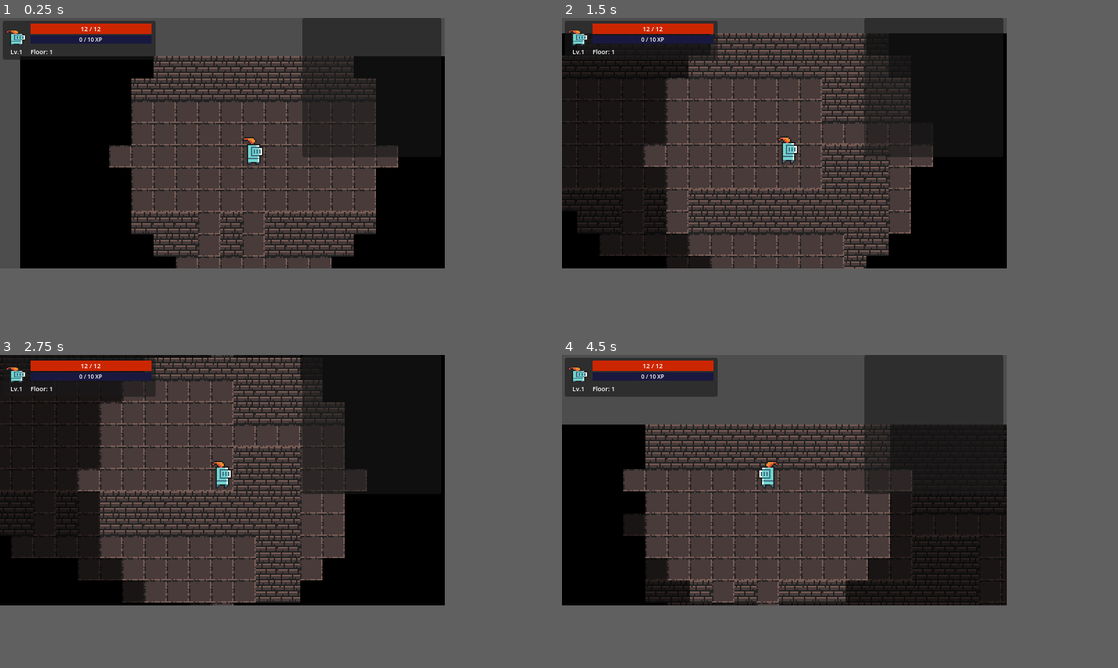
Above: before the commit, frames 1-4 (two rows, left to right).
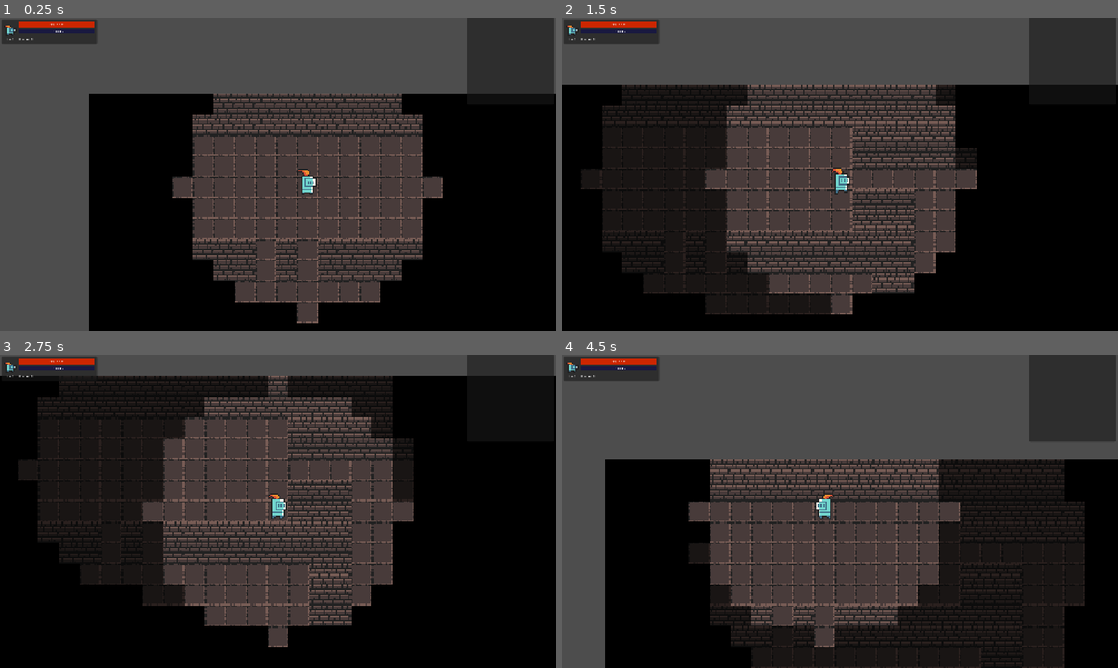
Above: after the commit, the same moments.

Repository: Bacilek/Dragons-in-Dungeons
Game: Godot game, scene res://scenes/main.tscn
Two runs of this game, one before a commit and one after it. Both use one fixed random seed, a clock stepped at 60 frames per second and the inputs below.
Inputs (mouse positions are in pixels of both pictures, inside the frame that each line leads up to):
- Up to frame 1 (0.25 s): no input
- Up to frame 2 (1.5 s): tap Enter at 0.5 s; move the mouse to (884, 130) at 0.52 s; hold Right 0.53-1.28 s; tap Q at 0.6 s; click (884, 130) at 0.67 s; tap Space at 0.77 s; move the mouse to (695, 155) at 1.27 s; hold Down from 1.28 s (still down); tap E at 1.35 s
- Up to frame 3 (2.75 s): tap Space at 1.52 s; move the mouse to (266, 423) at 2.02 s; release Down at 2.03 s; hold Right from 2.03 s (still down); tap Z at 2.1 s
- Up to frame 4 (4.5 s): move the mouse to (762, 530) at 2.77 s; release Right at 2.78 s; hold Up 2.78-3.53 s; tap C at 2.85 s; click (762, 530) at 2.92 s; tap Space at 3.02, 3.77 s; move the mouse to (917, 517) at 3.52 s; hold Left from 3.53 s (still down); tap Q at 3.6 s; move the mouse to (650, 442) at 4.27 s; tap E at 4.35 s
In our replay, the window is 640x360 before the commit and 800x450 after it. These sizes can differ from the game's own. Grey fills any space a smaller window leaves; there, only what the larger window draws over its background counts as a difference.

The runs differ from the first frame. In frame 1, 51% of the frame differs, in the area x 0-100%, y 0-100%; in frame 2, 46%; in frame 3, 37%; in frame 4, 58%.

Commit message:
Increase viewport to 1280x720, camera zoom to 3x, slow mouse-path slightly
Viewport 640x360 -> 1280x720 shows ~26x15 tiles at 3x zoom (was 20x11).
Mouse auto-path move duration 0.05 -> 0.08 to match keyboard feel.

Co-Authored-By: Claude Sonnet 4.6 <noreply@anthropic.com>

Diff:
--- a/project.godot
+++ b/project.godot
@@ -25,8 +25,8 @@
 
 [display]
 
-window/size/viewport_width=640
-window/size/viewport_height=360
+window/size/viewport_width=1280
+window/size/viewport_height=720
 window/stretch/mode="canvas_items"
 
 [dotnet]
--- a/scenes/game/player.tscn
+++ b/scenes/game/player.tscn
@@ -14,6 +14,6 @@
 shape = SubResource("RectangleShape2D_1")
 
 [node name="Camera2D" type="Camera2D" parent="."]
-zoom = Vector2(2, 2)
+zoom = Vector2(3, 3)
 position_smoothing_enabled = true
 position_smoothing_speed = 8.0
--- a/scripts/entities/player.gd
+++ b/scripts/entities/player.gd
@@ -148,7 +148,7 @@
 			TurnManager.begin_player_action()
 			$AnimatedSprite2D.flip_h = dir.x < 0
 			$AnimatedSprite2D.play("run")
-			move_to(next, 0.05)
+			move_to(next, 0.08)
 			if _dungeon_floor != null:
 				_dungeon_floor.update_fog(grid_pos)
 			TurnManager.on_player_action_complete()
@@ -184,7 +184,7 @@
 		TurnManager.begin_player_action()
 		$AnimatedSprite2D.flip_h = dir.x < 0
 		$AnimatedSprite2D.play("run")
-		move_to(next, 0.05)
+		move_to(next, 0.08)
 		if _dungeon_floor != null:
 			_dungeon_floor.update_fog(grid_pos)
 		TurnManager.on_player_action_complete()
